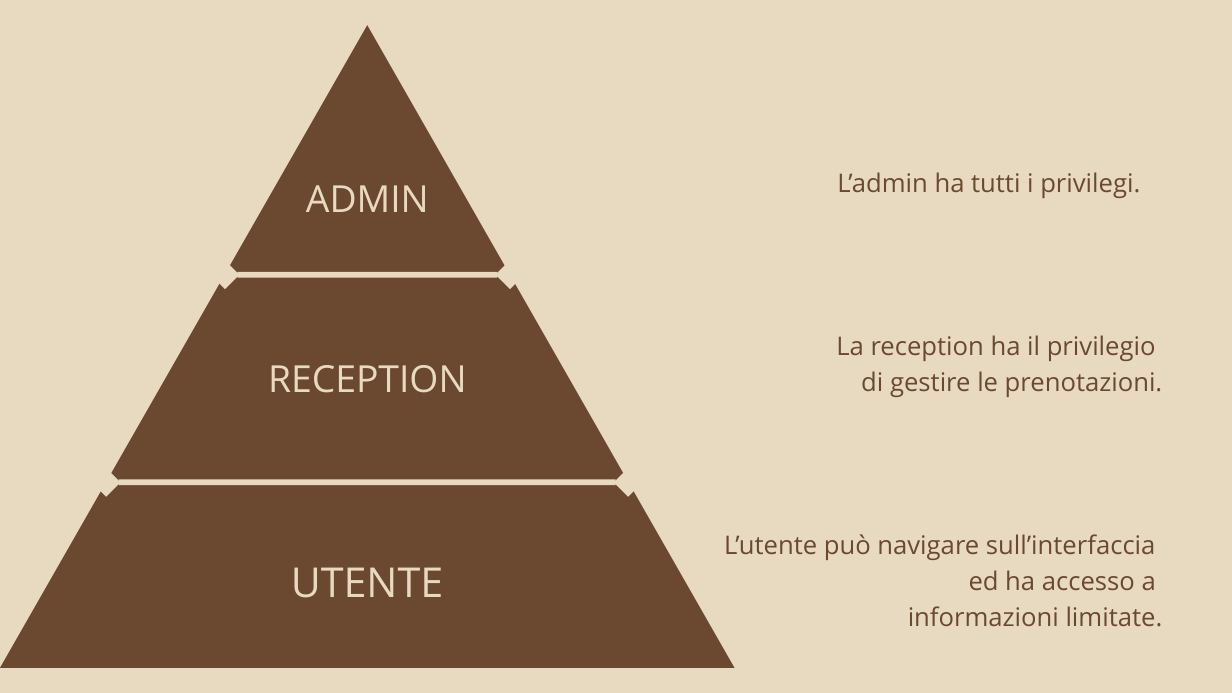
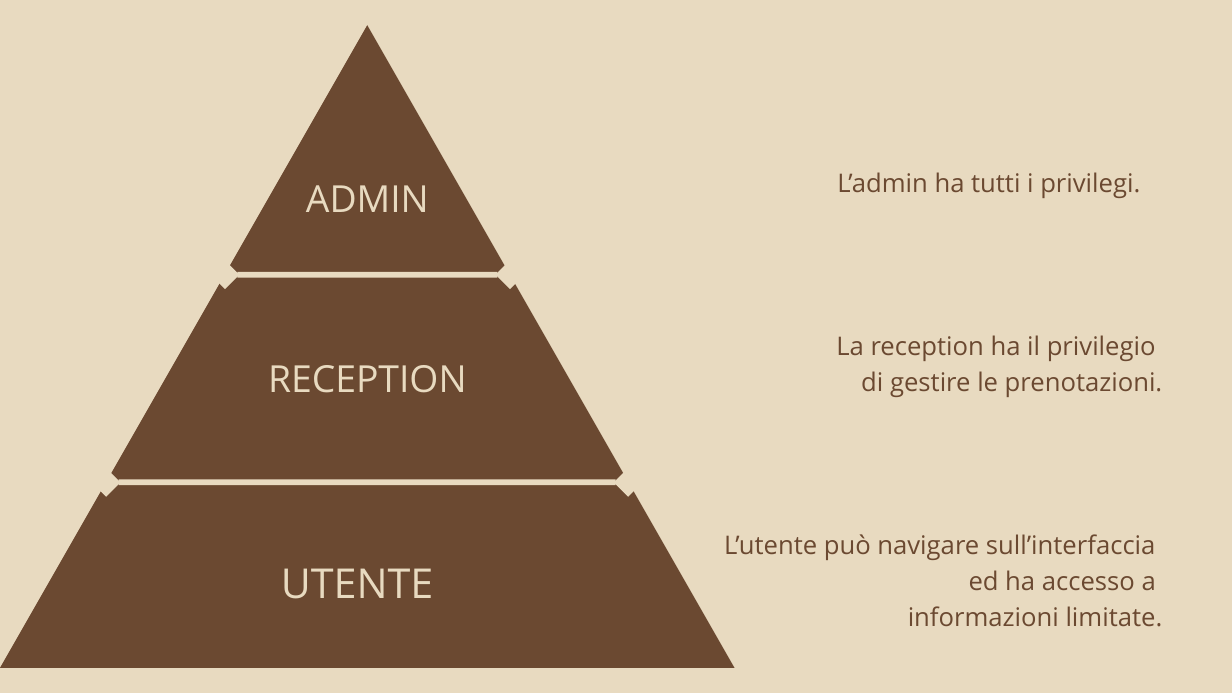
Before and after one commit to Vincenzodec01/TecWeb-Project, a slide deck: slide 4 of HOTEL.pptx. Drawn at 1232x693 pixels with LibreOffice and Linux fonts; fonts in the diff are those of the drawing. Boxes give left, top, right and bottom in pixels: in the first picture for what was removed or moved away, otherwise in the second. Text is boxed around its words. In the diff, an @@ line names an element or a change of style, - is before the commit and + after.

```diff
--- a/HOTEL.pptx
+++ b/HOTEL.pptx
@@ text "UTENTE": place and size @@
-text "UTENTE" at [291,567,444,598]
+text "UTENTE" at [281,568,434,599]
```
Also in this commit, not shown: 1 other slide changed.
